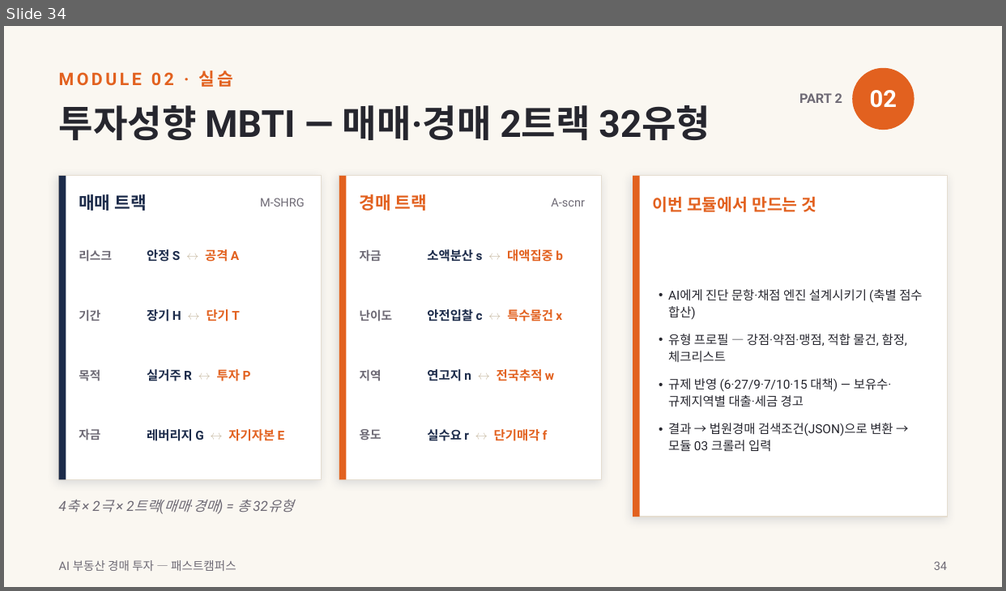
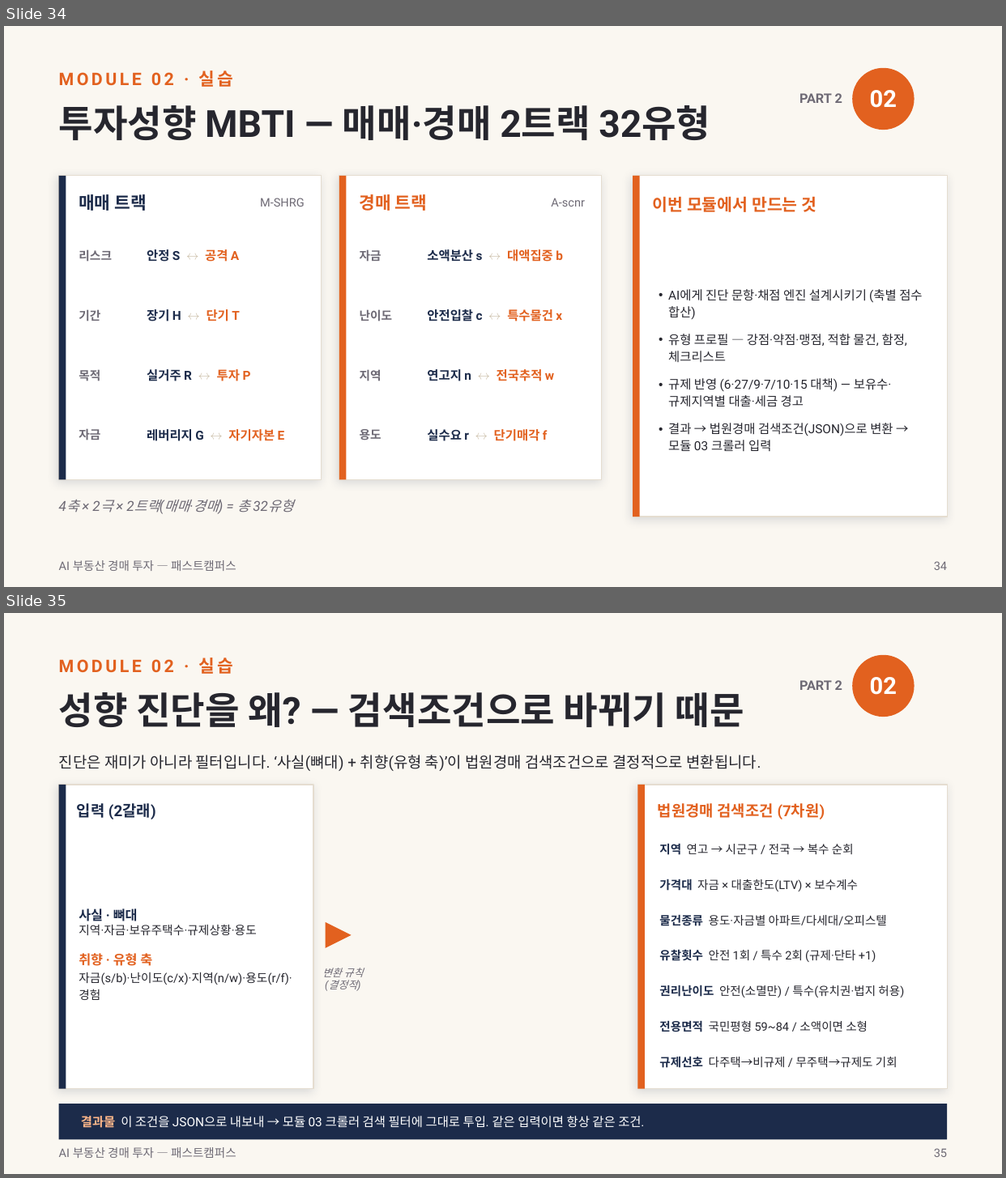
Before and after one commit to earthskyisbig/auction-crwal0629, a slide deck: docs/slides/AI부동산경매투자_강의슬라이드.pptx. Shown one above the other, each under a label of ours: slide 34 before the commit, slides 34 and 35 after it. The pictures are 1006x591 and 1006x1178 pixels, drawn with LibreOffice and Linux fonts; fonts in the diff are those of the drawing. Boxes give left, top, right and bottom in pixels: in the first picture for what was removed or moved away, otherwise in the second. Text is boxed around its words. In the diff, an @@ line names an element or a change of style, - is before the commit and + after.

```diff
--- a/docs/slides/AI부동산경매투자_강의슬라이드.pptx
+++ b/docs/slides/AI부동산경매투자_강의슬라이드.pptx
@@ slide 35 added at (4,613,1002,1174), background #FAF7F1 @@
@@ text added at (59,658,234,674), 12.5 pt, text #E2611F, bold @@
+MODULE 02 · 실습
@@ ellipse added at (852,655,914,717), fill #E2611F @@
@@ text added at (799,680,842,690), 9.5 pt, text #6E6A75, bold @@
+PART 2
@@ text added at (870,677,897,695), 17 pt, text #FFFFFF, bold @@
+02
@@ text added at (59,692,744,727), 27 pt, text #26262E, bold @@
+성향 진단을 왜? — 검색조건으로 바뀌기 때문
@@ text added at (59,755,761,771), 11 pt, text #26262E @@
+진단은 재미가 아니라 필터입니다. ‘사실(뼈대) + 취향(유형 축)’이 법원경매 검색조건으로 결정적으로 변환됩니다.
@@ rectangle added at (59,785,313,1089), fill #FFFFFF, outline #E5DDD0 0.75 pt @@
@@ rectangle added at (59,785,66,1089), fill #1C2B4A @@
@@ text added at (77,803,156,820), 11 pt, text #1C2B4A, bold @@
+입력 (2갈래)
@@ rectangle added at (637,785,947,1089), fill #FFFFFF, outline #E5DDD0 0.75 pt @@
@@ rectangle added at (637,785,645,1089), fill #E2611F @@
@@ text added at (658,803,825,820), 11 pt, text #E2611F, bold @@
+법원경매 검색조건 (7차원)
@@ text added at (659,843,854,855), 8.5 pt, text #26262E @@
+지역 연고 → 시군구 / 전국 → 복수 순회
@@ text added at (659,879,858,892), 8.5 pt, text #26262E @@
+가격대 자금 × 대출한도(LTV) × 보수계수
@@ text added at (79,909,292,1000), 8.6 pt, text #26262E @@
+사실 · 뼈대
+지역·자금·보유주택수·규제상황·용도
+취향 · 유형 축
+자금(s/b)·난이도(c/x)·지역(n/w)·용도(r/f)·경험
@@ triangle added at (326,922,351,948), fill #E2611F @@
@@ text added at (659,915,887,926), 8.5 pt, text #26262E @@
+물건종류 용도·자금별 아파트/다세대/오피스텔
@@ text added at (659,949,876,962), 8.5 pt, text #26262E @@
+유찰횟수 안전 1회 / 특수 2회 (규제·단타 +1)
@@ text added at (322,968,364,991), 7.5 pt, text #6E6A75, italic @@
+변환 규칙
+(결정적)
@@ text added at (659,985,904,998), 8.5 pt, text #26262E @@
+권리난이도 안전(소멸만) / 특수(유치권·법지 허용)
@@ text added at (659,1021,867,1033), 8.5 pt, text #26262E @@
+전용면적 국민평형 59~84 / 소액이면 소형
@@ text added at (659,1056,897,1068), 8.5 pt, text #26262E @@
+규제선호 다주택→비규제 / 무주택→규제도 기회
@@ rectangle added at (59,1104,947,1139), fill #1C2B4A @@
@@ text added at (81,1116,644,1128), 9 pt, text #FFFFFF @@
+결과물 이 조건을 JSON으로 내보내 → 모듈 03 크롤러 검색 필터에 그대로 투입. 같은 입력이면 항상 같은 조건.
@@ text added at (59,1148,236,1158), 8.5 pt, text #6E6A75 @@
+AI 부동산 경매 투자 — 패스트캠퍼스
@@ text added at (934,1148,947,1157), 8.5 pt, text #6E6A75 @@
+35
```
Also in this commit, not shown: 10 slides changed, 1 other file.
